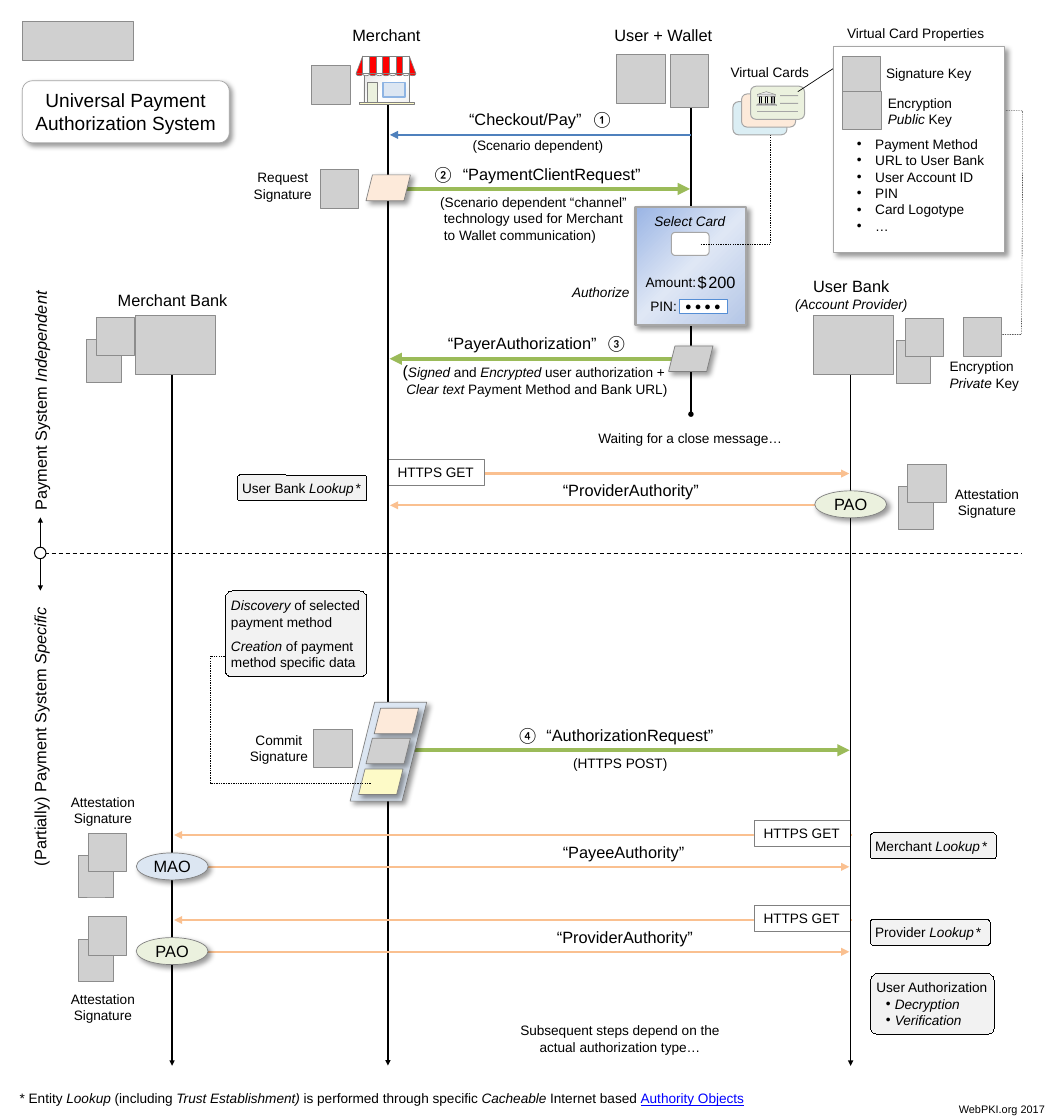
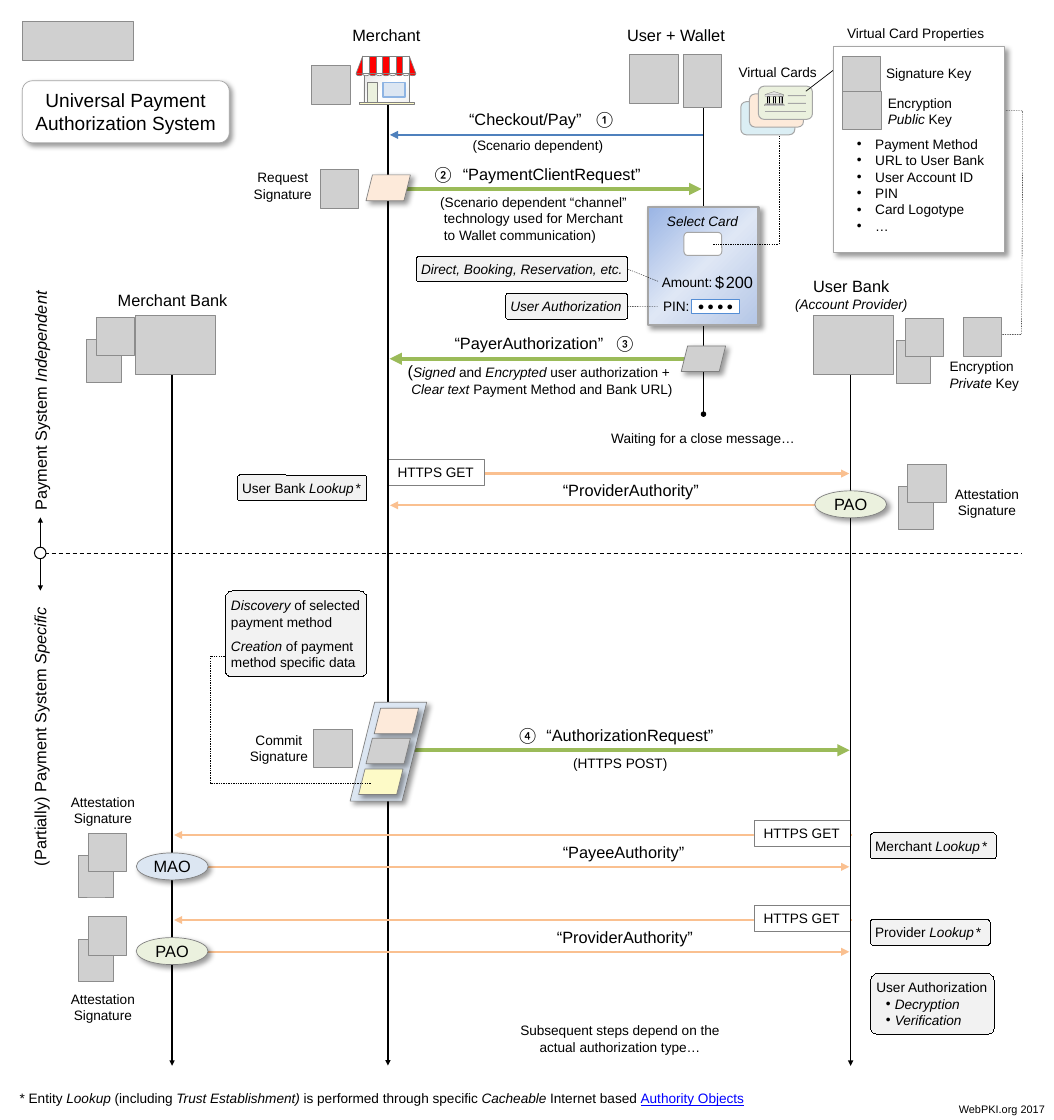
Before and after one commit to cyberphone/doc, a slide deck: slide 1 of saturn/saturn-authorization.pptx. Drawn at 1054x1120 pixels with LibreOffice and Linux fonts; fonts in the diff are those of the drawing; grey boxes stand for pictures. Boxes give left, top, right and bottom in pixels: in the first picture for what was removed or moved away, otherwise in the second. Text is boxed around its words. In the diff, an @@ line names an element or a change of style, - is before the commit and + after.

Commit message:
Added authorization types to the Presentation/Specification

```diff
--- a/saturn/saturn-authorization.pptx
+++ b/saturn/saturn-authorization.pptx
@@ line moved from (798, 91) - (848, 59) to (806, 91) - (848, 59) @@
@@ 3 texts, 1 rectangle: place and size @@
-3 texts, 1 rectangle at [406,67,809,397]
+3 texts, 1 rectangle at [411,67,817,397]
@@ arrow moved from (691, 135) - (390, 135) to (703, 135) - (390, 135) @@
@@ elbow line moved from (701, 244) - (771, 127) to (713, 244) - (778, 127) @@
@@ arrow moved from (404, 189) - (690, 189) to (404, 189) - (701, 189) @@
@@ 4 rounded rectangles, 4 lines, 3 pictures, 3 freeform shapes, 2 rectangles, 1 text: place and size @@
-4 rounded rectangles, 4 lines, 3 pictures, 3 freeform shapes, 2 rectangles, 1 text at [606,54,805,372]
+4 rounded rectangles, 4 lines, 3 pictures, 3 freeform shapes, 2 rectangles, 1 text at [614,54,813,372]
@@ rounded rectangle added at [417,256,627,281], fill #F2F2F2, outline #000000 0.75 pt, 10 pt, text #000000, italic @@
+Direct, Booking, Reservation, etc.
@@ line added from (627, 269) to (659, 281), #000000 0.25 pt dashed @@
@@ rounded rectangle added at [506,293,627,319], fill #F2F2F2, outline #000000 0.75 pt, 10 pt, text #000000, italic @@
+User Authorization
@@ text removed at [572,287,629,297] @@
-Authorize
@@ 6 texts, 2 rectangles, 1 arrow: place and size @@
-6 texts, 2 rectangles, 1 arrow at [598,29,782,446]
+6 texts, 2 rectangles, 1 arrow at [611,29,795,446]
@@ line added from (627, 306) to (658, 306), #000000 0.25 pt dashed @@
@@ arrow moved from (676, 359) - (389, 359) to (686, 359) - (389, 359) @@
```
Also in this commit, not shown: 1 other file.
